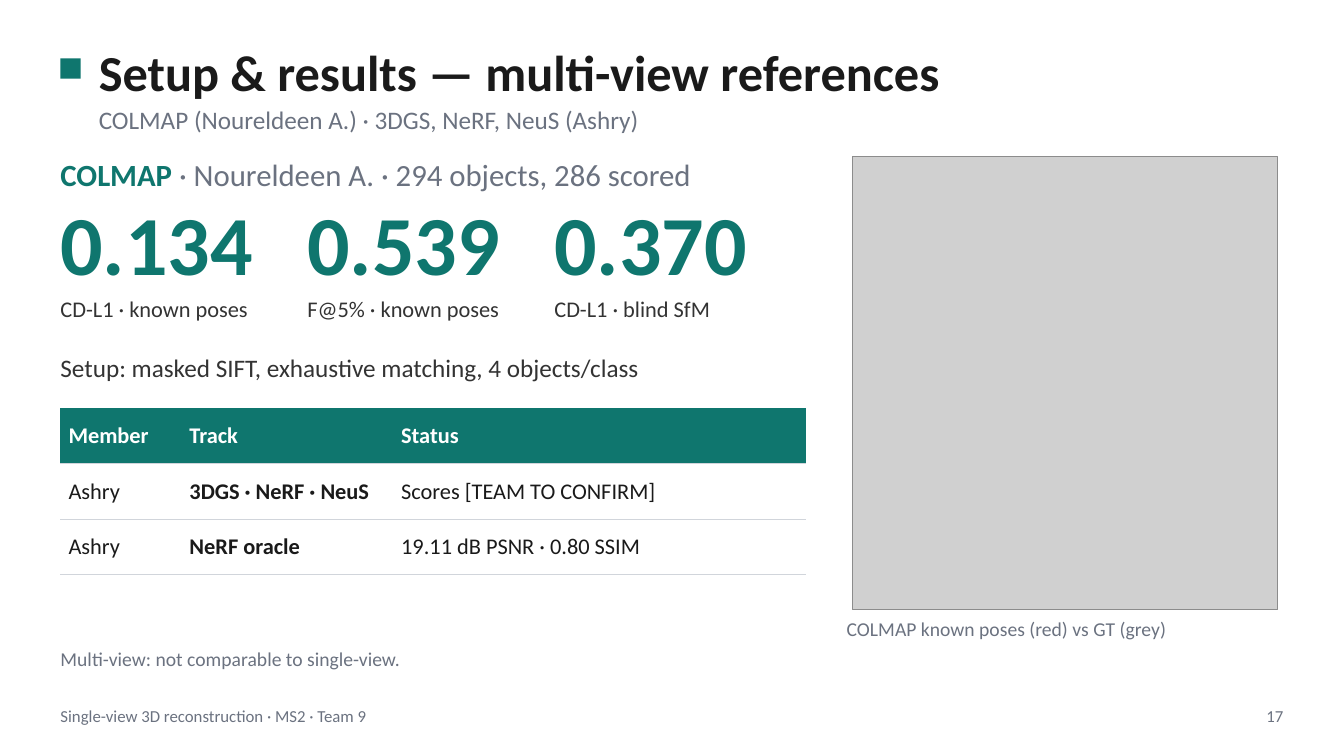
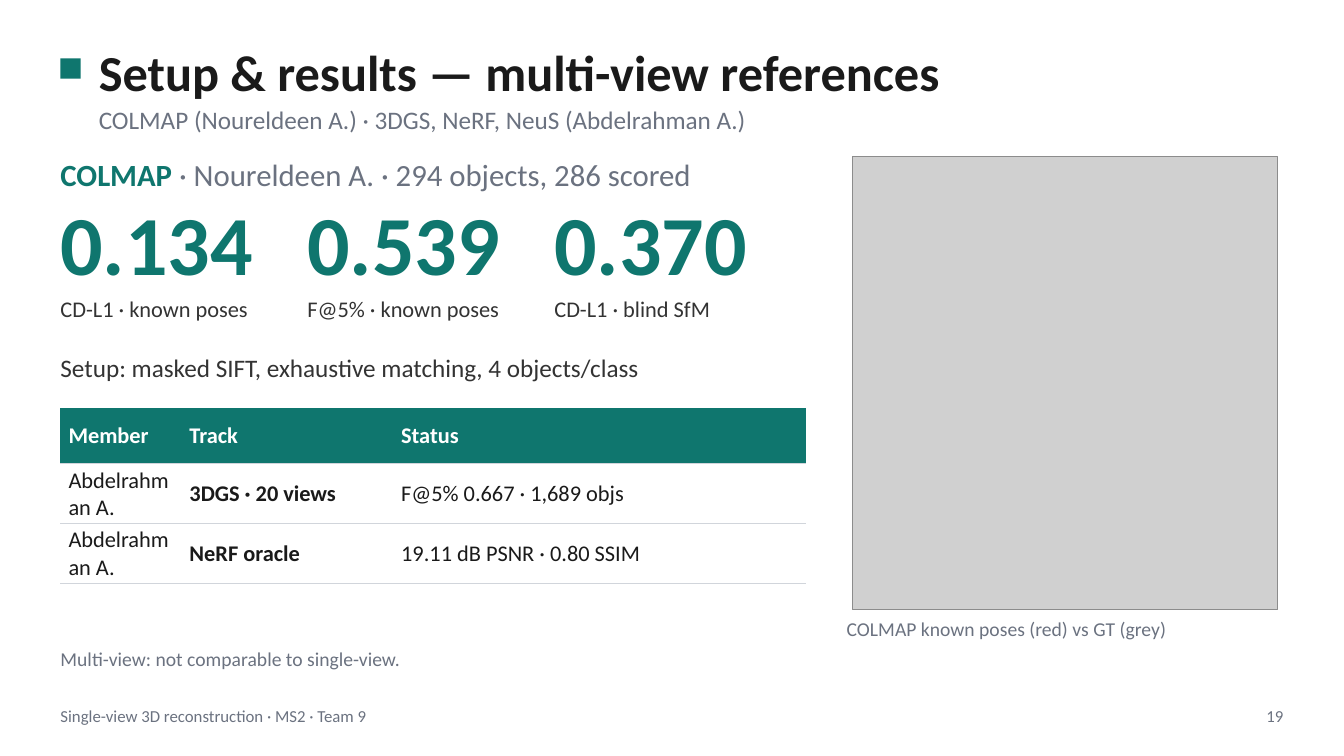
Before and after one commit to NoureldinAbdelrahman/home-omni3d, a slide deck: slide 19 of docs/ms2/ms2_problem_definition.pptx (slide 17 before the commit). Drawn at 1344x756 pixels with LibreOffice and Linux fonts; fonts in the diff are those of the drawing; grey boxes stand for pictures. Boxes give left, top, right and bottom in pixels: in the first picture for what was removed or moved away, otherwise in the second. Text is boxed around its words. In the diff, an @@ line names an element or a change of style, - is before the commit and + after.

```diff
--- a/docs/ms2/ms2_problem_definition.pptx
+++ b/docs/ms2/ms2_problem_definition.pptx
@@ text at [99,111,746,132]: text changed @@
-COLMAP (Noureldeen A.) · 3DGS, NeRF, NeuS (Ashry)
+COLMAP (Noureldeen A.) · 3DGS, NeRF, NeuS (Abdelrahman A.)
@@ table at [60,408,807,579] @@
-row 2: Ashry | 3DGS · NeRF · NeuS | Scores [TEAM TO CONFIRM]
+row 2: Abdelrahman A. | 3DGS · 20 views | F@5% 0.667 · 1,689 objs
-row 3, column 1: Ashry
+row 3, column 1: Abdelrahman A.
@@ text at [1266,711,1283,722]: text changed @@
-17
+19
```
Also in this commit, not shown: 13 other slides changed, 3 slides added, 2 other files.
